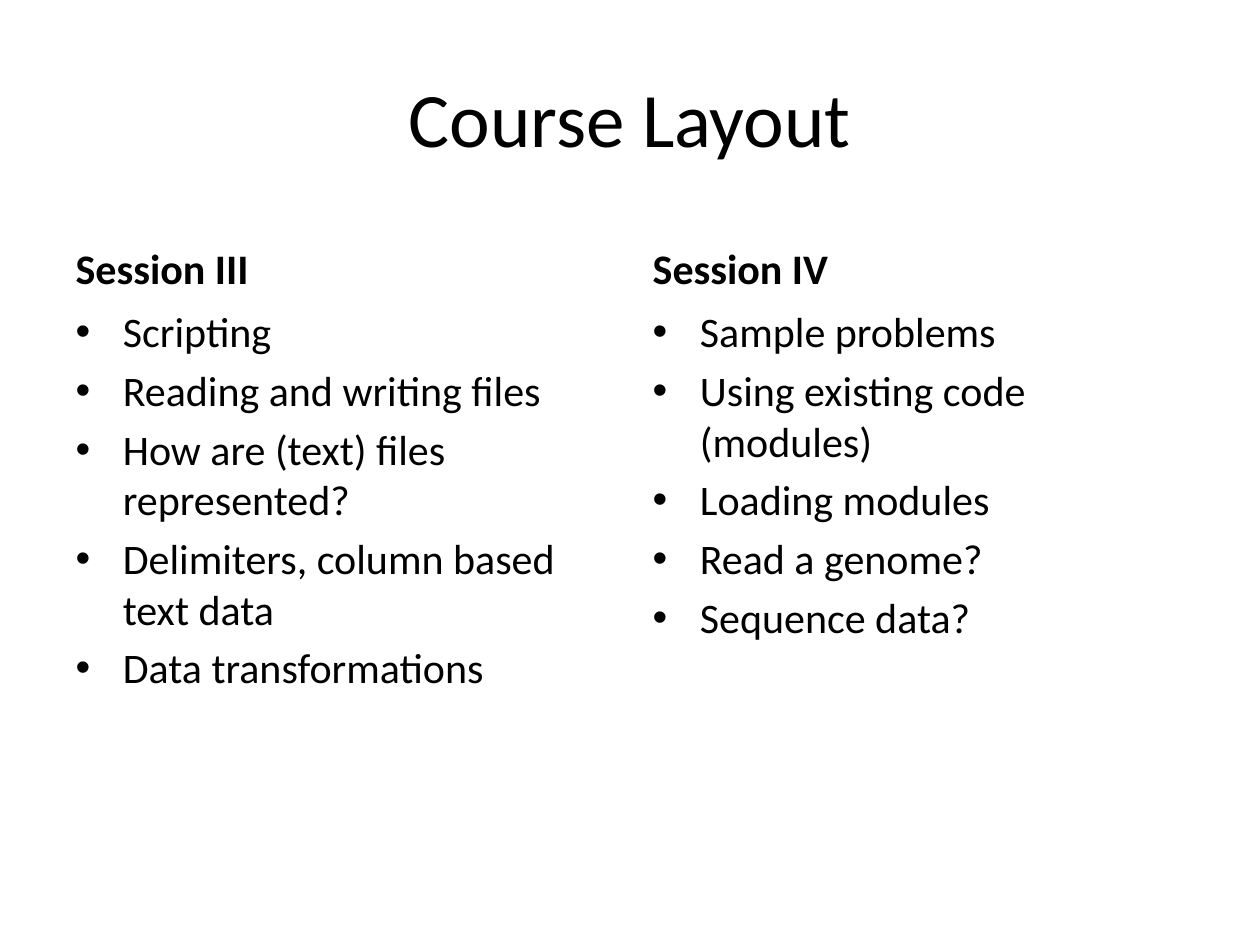
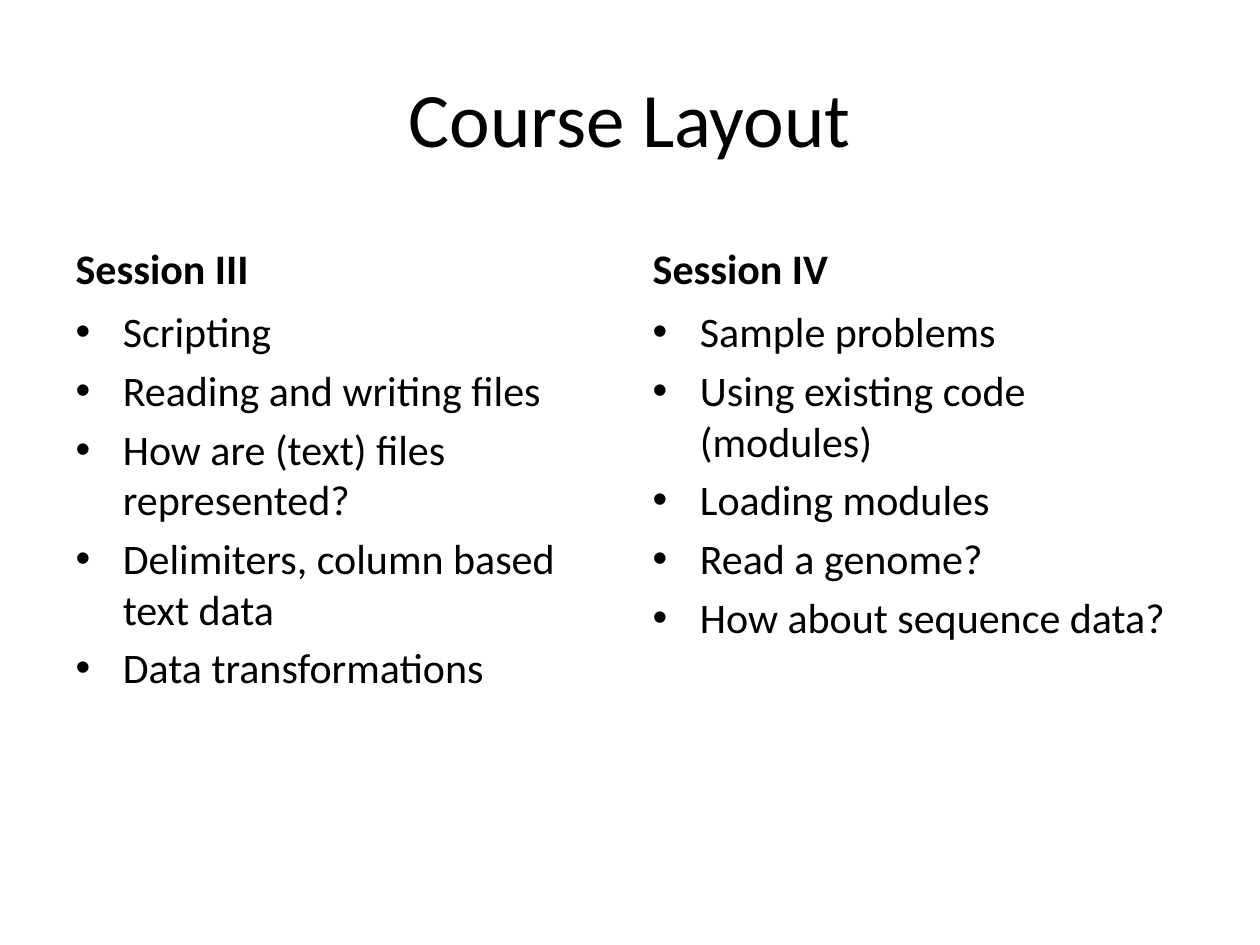
Before and after one commit to GSBS-Bootstrappers/bootstrappers-courses, a slide deck: slide 8 of python1/Python_I/Python I.pptx. Drawn at 1260x945 pixels with LibreOffice and Linux fonts; fonts in the diff are those of the drawing. Boxes give left, top, right and bottom in pixels: in the first picture for what was removed or moved away, otherwise in the second. Text is boxed around its words. In the diff, an @@ line names an element or a change of style, - is before the commit and + after.

```diff
--- a/python1/Python_I/Python I.pptx
+++ b/python1/Python_I/Python I.pptx
@@ text at box(700, 603, 1165, 640): text changed @@
-• Sequence data?
+• How about sequence data?
```
Also in this commit, not shown: 2 other slides changed, 1 slide added.
